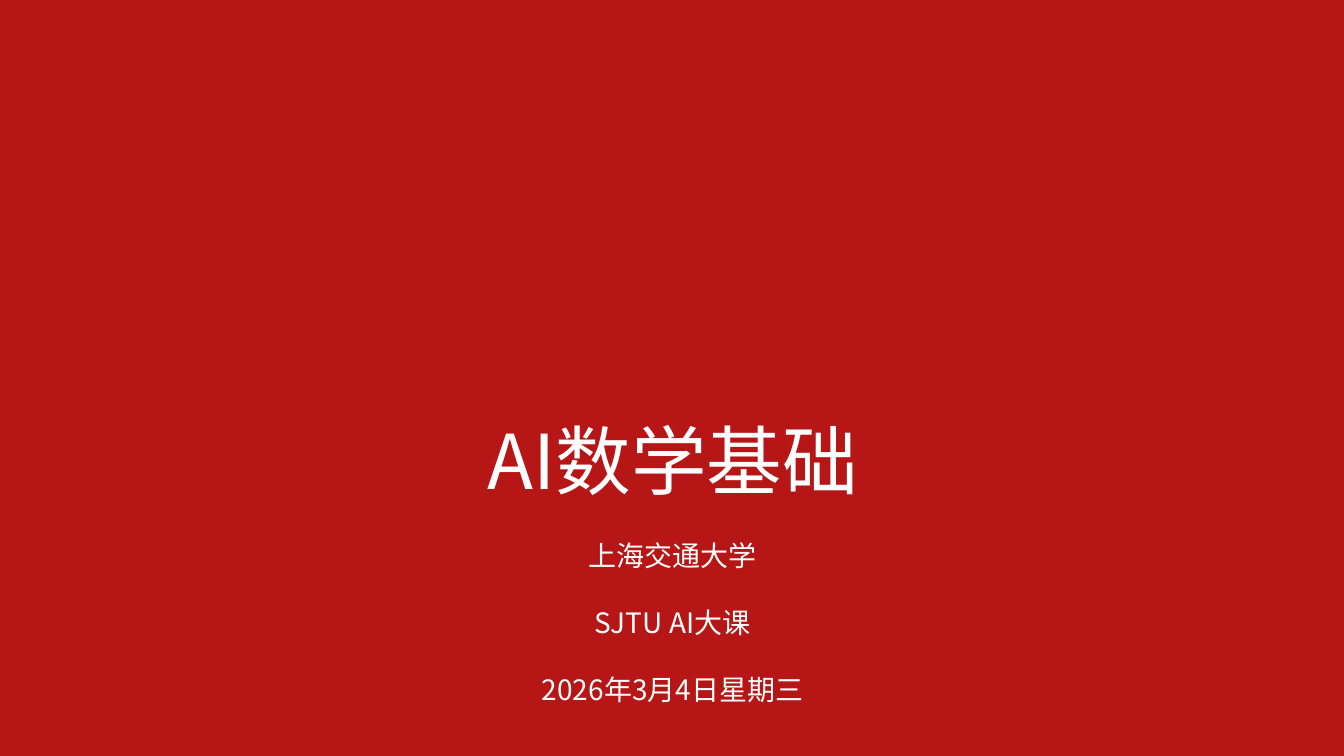
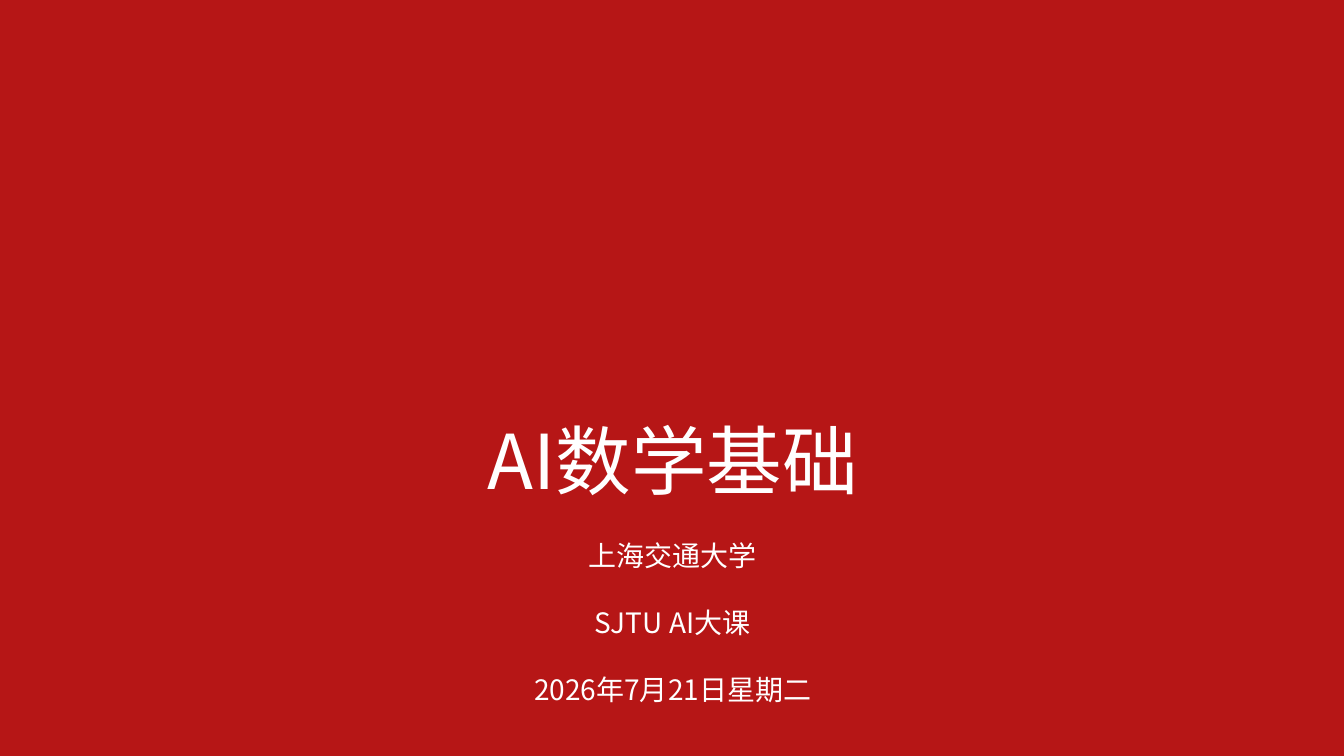
Before and after one commit to AI-Basic-Education/SJTU-Undergraduate-AI-basis, a slide deck: slide 1 of PPT/第3-4节-AI数学基础.pptx. Drawn at 1344x756 pixels with LibreOffice and Linux fonts; fonts in the diff are those of the drawing; background and template pictures are left out. Boxes give left, top, right and bottom in pixels: in the first picture for what was removed or moved away, otherwise in the second. Text is boxed around its words. In the diff, an @@ line names an element or a change of style, - is before the commit and + after.

```diff
--- a/PPT/第3-4节-AI数学基础.pptx
+++ b/PPT/第3-4节-AI数学基础.pptx
@@ text at (x1=534, y1=676, x2=811, y2=703): text changed @@
-2026年3月4日星期三
+2026年7月21日星期二
```
Also in this commit, not shown: 4 other slides changed, 2 slides removed, 24 other files.
